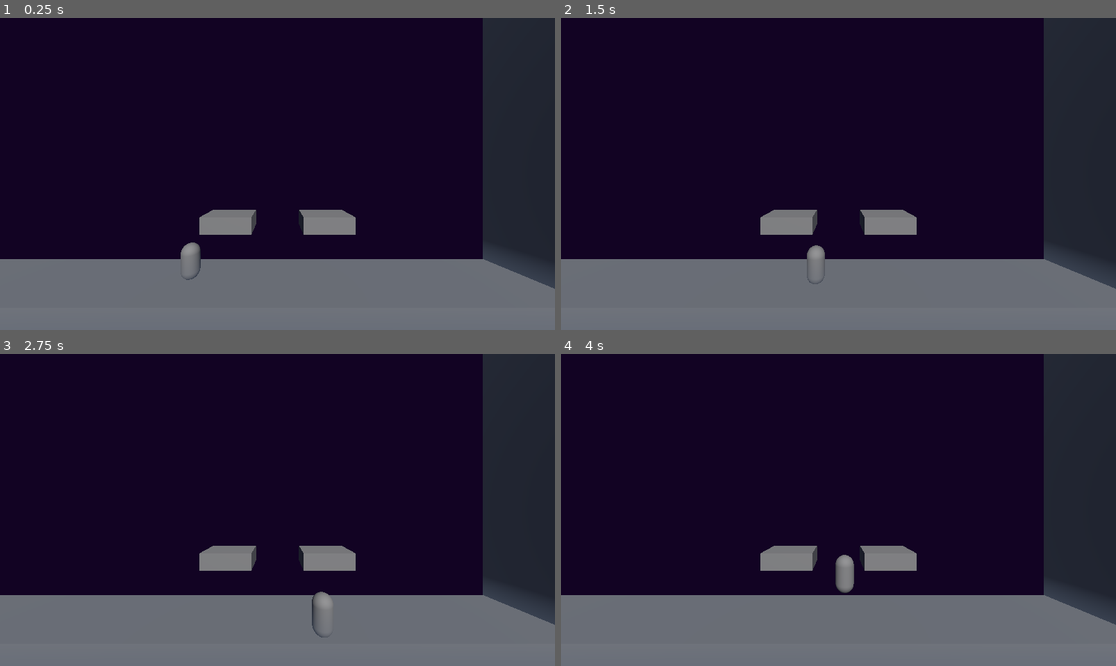
Above: before the commit, frames 1-4 (two rows, left to right).
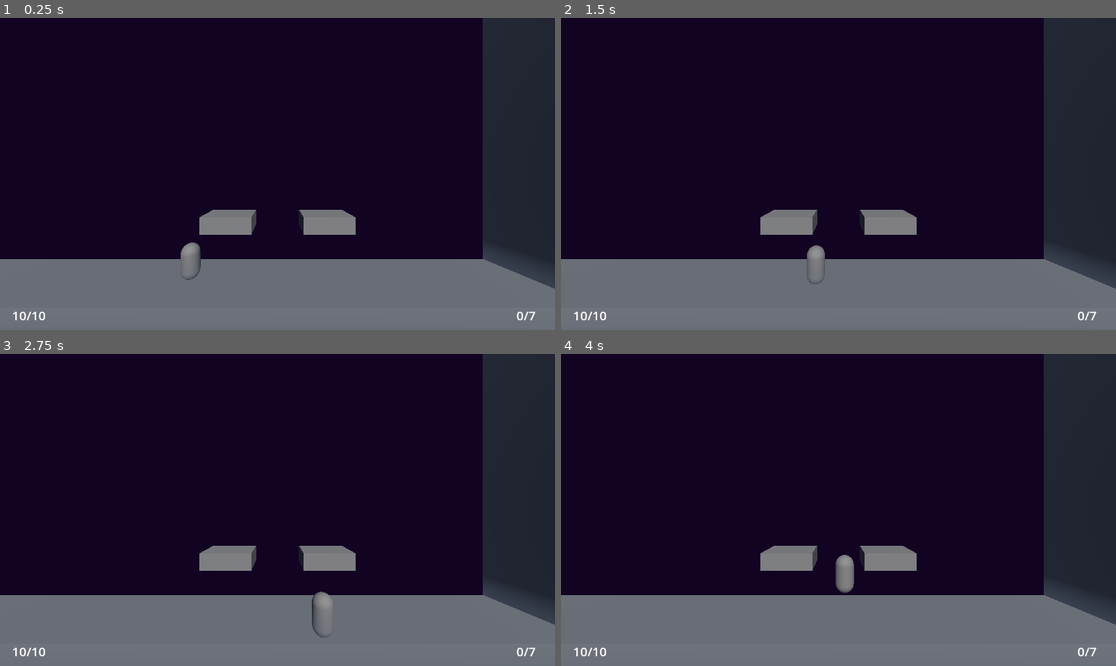
Above: after the commit, the same moments.

Repository: greatbrick0/SacrificeJam1
Game: Godot game, scene res://Scenes/main_level.tscn
Same seed, same stepped clock (60 frames per second), same inputs: the game is played once before the commit and once after it.
Inputs:
- Up to frame 1 (0.25 s): no input
- Up to frame 2 (1.5 s): tap Enter at 0.5 s; hold D (MoveRight) 0.53-1.28 s; hold Q (Parry) 0.53-1.28 s; tap Space (Jump) at 0.77 s; hold S (MoveDown) from 1.28 s (still down); tap Q (Parry) at 1.35 s
- Up to frame 3 (2.75 s): tap Space (Jump) at 1.52 s; release S (MoveDown) at 2.03 s; hold D (MoveRight) from 2.03 s (still down); hold Q (Parry) from 2.03 s (still down)
- Up to frame 4 (4 s): release D (MoveRight) at 2.78 s; release Q (Parry) at 2.78 s; hold W (MoveUp) 2.78-3.53 s; tap Q (Parry) at 2.85 s; tap Space (Jump) at 3.02, 3.77 s; hold A (MoveLeft) from 3.53 s (still down); hold Q (Parry) from 3.53 s (still down)

The runs differ from the first frame. In frame 1, 0.1% of the frame differs, in the area x 2-97%, y 93-97%; in frame 2, 0.1%; in frame 3, 0.1%; in frame 4, 0.1%.

Commit message:
Added Health Label

Diff:
--- a/Scenes/main_level.tscn
+++ b/Scenes/main_level.tscn
@@ -65,7 +65,6 @@
 grow_vertical = 2
 
 [node name="CoinsLabel" type="Label" parent="UI"]
-visible = false
 layout_mode = 1
 anchors_preset = 3
 anchor_left = 1.0
@@ -81,4 +80,17 @@
 horizontal_alignment = 1
 vertical_alignment = 1
 
+[node name="HealthLabel" type="Label" parent="UI"]
+layout_mode = 1
+anchors_preset = 2
+anchor_top = 1.0
+anchor_bottom = 1.0
+offset_top = -60.0
+offset_right = 120.0
+grow_vertical = 0
+theme_override_font_sizes/font_size = 26
+text = "0/12"
+horizontal_alignment = 1
+vertical_alignment = 1
+
 [connection signal="area_entered" from="LevelEnd" to="." method="_on_level_end_area_entered"]
--- a/Scripts/main_level.gd
+++ b/Scripts/main_level.gd
@@ -22,6 +22,7 @@
 
 func _process(delta):
 	$UI/CoinsLabel.text = str(%Player.coinCount) + "/7"
+	$UI/HealthLabel.text = str(%Player.health) + "/" + str(%Player.maxHealth)
 
 func ChooseSections() -> Array:
 	var fullSet = range(5)
Not shown, changed: .gitignore
